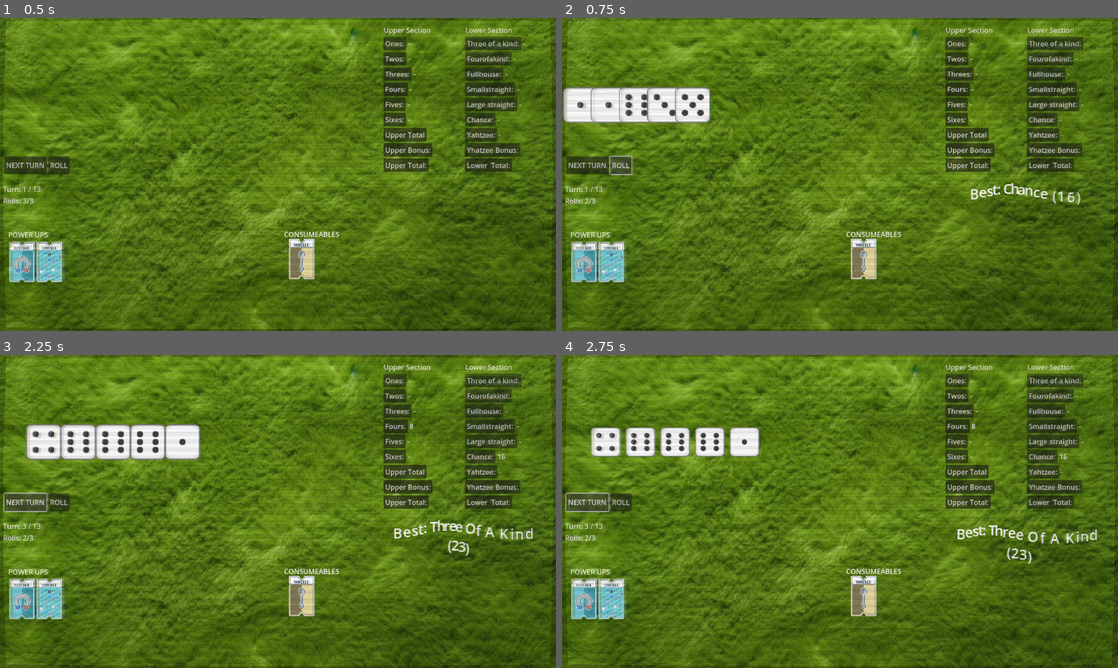
Above: before the commit, frames 1-4 (two rows, left to right).
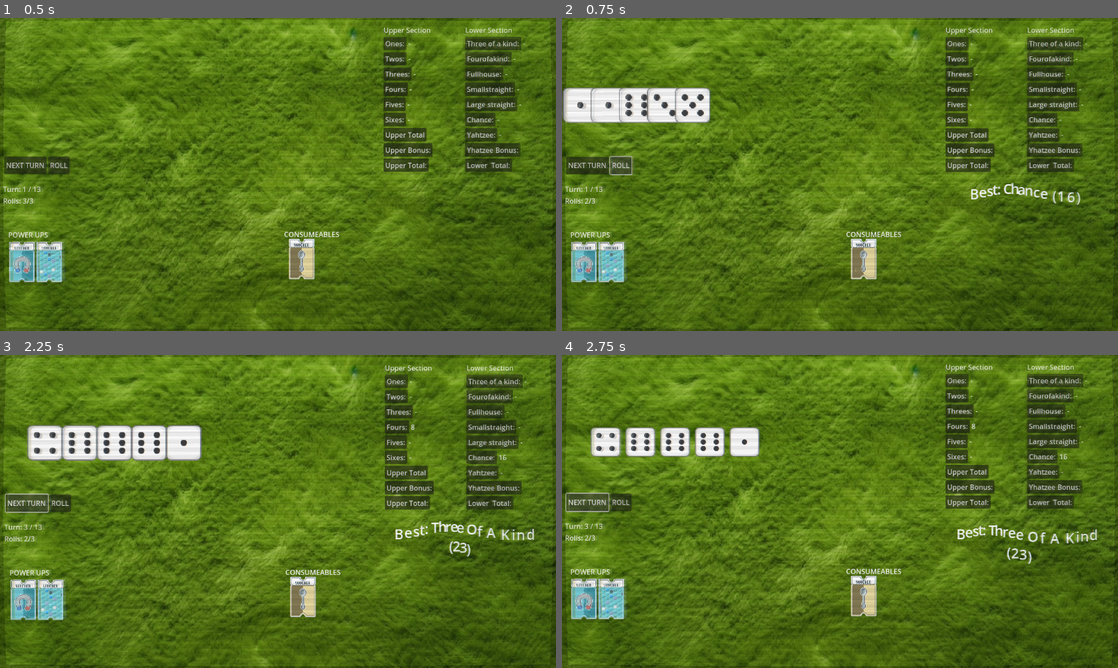
Above: after the commit, the same moments.

Repository: unclemoney/DiceRogue
Game: Godot game, scene res://Tests/PowerUpTest.tscn
Two runs of this game, one before a commit and one after it. Both use one fixed random seed, a clock stepped at 60 frames per second and the inputs below. The project has no main scene, so this scene is started directly. The engine's default icon, where the game draws it, is replaced by a stand-in: a white triangle on a blue panel in a dark square.
Inputs:
- Up to frame 1 (0.5 s): no input
- Up to frame 2 (0.75 s): click "ROLL" at 0.5 s
- Up to frame 3 (2.25 s): click "NEXT TURN" at 1.25 s; click "NEXT TURN" at 2 s
- Up to frame 4 (2.75 s): no input

Frame 1 is identical in both runs. In frame 2, 0.3% of the frame differs, in the area x 0-100%, y 3-99%; in frame 3, 10%, in the area x 0-100%, y 0-100%; in frame 4, nothing differs.

Commit message:
Add screen shake effect to best hand preview
Introduces a screen shake when a new best hand is displayed, with shake intensity remapped based on the best score. Also adds a remap utility function to support this feature.

Diff:
--- a/Scripts/UI/score_card_ui.gd
+++ b/Scripts/UI/score_card_ui.gd
@@ -173,8 +173,18 @@
 		best_hand_label.add_theme_font_size_override("normal_font_size", 32)
 		best_hand_label.text = "[center][tornado freq=1.9 sat=0.8 val=1.9]Best: %s (%d)[/tornado][/center]" % [display_category, best_score]
 		animate_best_hand_label()
+		var screen_shake = get_tree().root.find_child("ScreenShake", true, false)
+		var num = remap(best_score, 0, 50, 0.1, 1.0)
+		print("Shake: ", num)
+		if screen_shake:
+			screen_shake.shake(num, num / 2)  # Moderate shake for 0.3 seconds
 	else:
 		best_hand_label.text = "[center][tornado freq=1.9 sat=0.8 val=1.9]No available moves[/tornado][/center]"
+
+func remap(value, from_min, from_max, to_min, to_max):
+	var t = inverse_lerp(from_min, from_max, value)
+	return lerp(to_min, to_max, t)
+
 
 func animate_best_hand_label():
 	var tween = create_tween()
